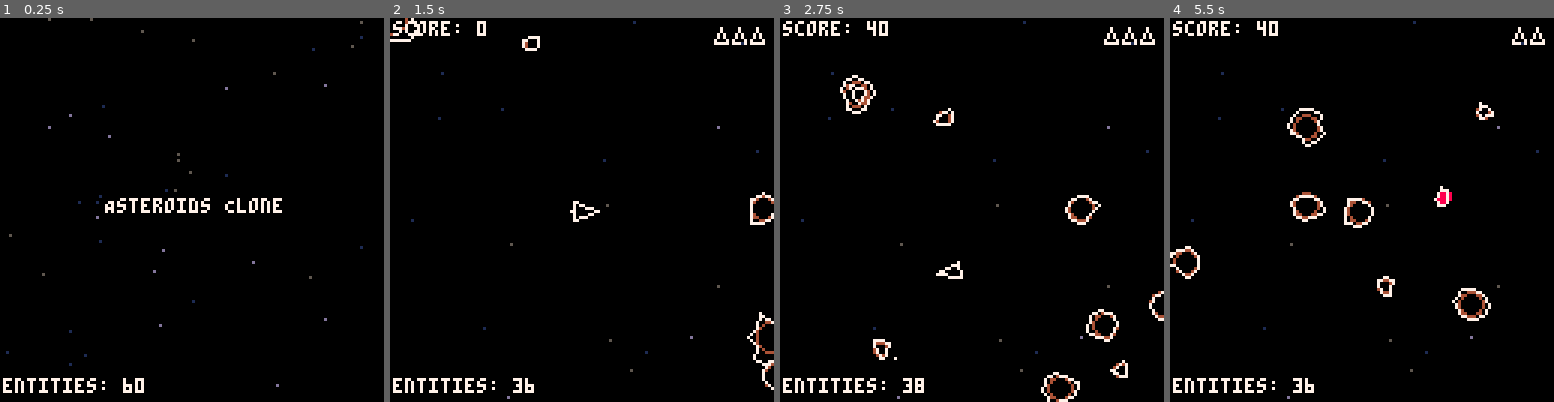
Above: before the commit, frames 1-4 (left to right).
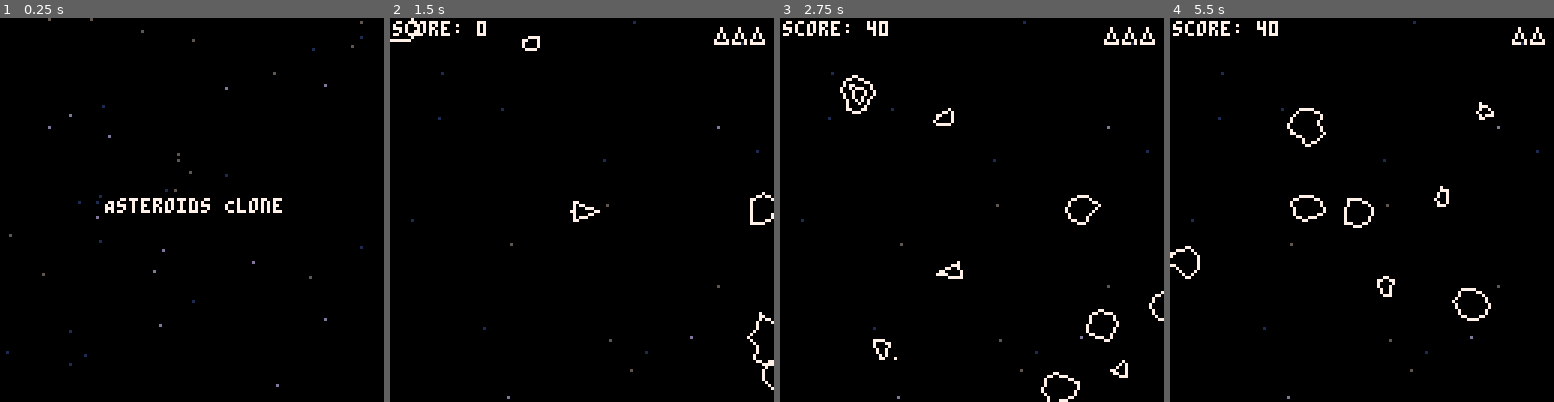
Above: after the commit, the same moments.

Repository: spencersokol/asteroids
Game: PICO-8 cartridge demo.p8
The game is run twice, just before and just after one commit, with the same random seed, the same clock (stepped at 60 frames per second) and the same inputs.
Inputs:
- Up to frame 1 (0.25 s): no input
- Up to frame 2 (1.5 s): tap X (X key) at 0.33, 1.07 s; tap O (Z key) at 0.7 s
- Up to frame 3 (2.75 s): hold Right 1.6-2.1 s; tap O (Z key) at 1.7, 2.1, 2.5 s; tap X (X key) at 1.85 s; hold Up 2.15-2.42 s; hold Right from 2.47 s (still down)
- Up to frame 4 (5.5 s): tap O (Z key) every 0.4 s from 2.9 to 5.3 s; tap X (X key) at 2.97, 4.08, 5.2 s; release Right at 3.03 s; hold Left 3.08-3.58 s; hold Right 4.02-4.68 s; hold Up 4.73-5.03 s; hold Left from 5.08 s (still down)

The runs differ from the first frame. In frame 1, 0.6% of the frame differs, in the area x 0-38%, y 93-98%; in frame 2, 0.8%; in frame 3, 1.1%; in frame 4, 1.3%, in the area x 0-84%, y 23-98%.

Commit message:
Turn off debugging; optimize collisions

Diff:
--- a/src/utils/2dcollision.lua
+++ b/src/utils/2dcollision.lua
@@ -9,6 +9,10 @@
 
     local x_distance = x - cx
     local y_distance = y - cy
+
+    -- optimization to only check close objects
+    if ((x_distance > 10) or (y_distance > 10)) return
+
     local distance = sqrt((x_distance * x_distance) + (y_distance * y_distance))
 
     return (distance <= radius)
--- a/src/utils/globals.lua
+++ b/src/utils/globals.lua
@@ -2,7 +2,7 @@
 _g = _ENV
 
 -- debug
-debug = true
+debug = false
 
 -- empty function
 _noop = function() end
